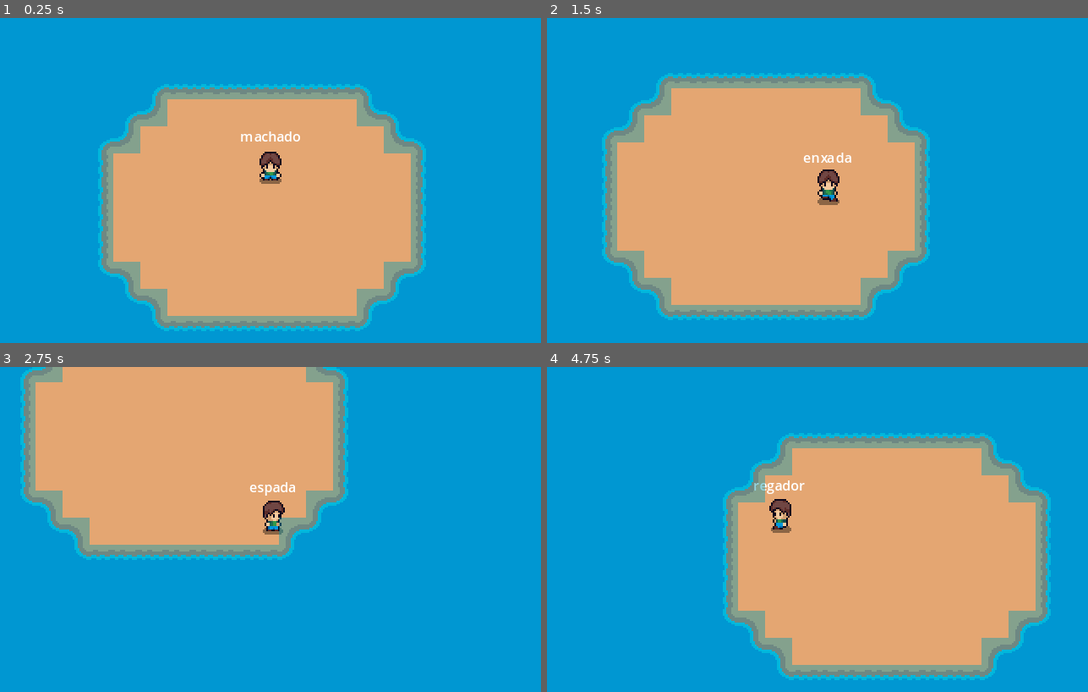
Above: before the commit, frames 1-4 (two rows, left to right).
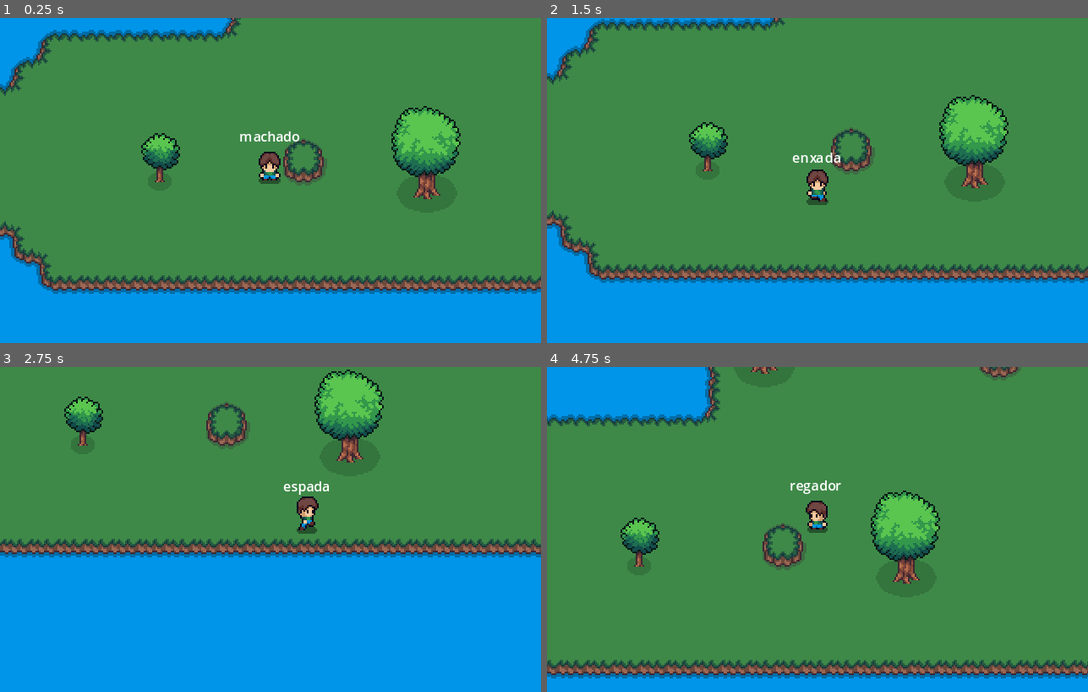
Above: after the commit, the same moments.

Repository: eldercamposds/SwordFantasy
Game: Godot game, scene res://swordFantasy/nivel/nivel.tscn
The game is run twice, just before and just after one commit, with the same random seed, the same clock (stepped at 60 frames per second) and the same inputs. This scene is started directly instead of the project's main scene.
Inputs (mouse positions are in pixels of both pictures, inside the frame that each line leads up to):
- Up to frame 1 (0.25 s): no input
- Up to frame 2 (1.5 s): move the mouse to (936, 164) at 0.52 s; hold D (mover_direita) 0.53-1.28 s; click (936, 164) at 0.6 s; move the mouse to (709, 196) at 1.27 s; hold S (mover_baixo) from 1.28 s (still down); tap 4 (enxada) at 1.35 s
- Up to frame 3 (2.75 s): move the mouse to (324, 458) at 2.02 s; release S (mover_baixo) at 2.03 s; hold D (mover_direita) from 2.03 s (still down); tap 1 (espada) at 2.1 s
- Up to frame 4 (4.75 s): move the mouse to (790, 594) at 2.77 s; release D (mover_direita) at 2.78 s; hold W (mover_cima) 2.78-3.53 s; tap 3 (machado) at 2.85 s; move the mouse to (979, 578) at 3.52 s; hold A (mover_esquerda) from 3.53 s (still down); tap 2 (picareta) at 3.6 s; move the mouse to (655, 480) at 4.27 s; tap 5 (regador) at 4.35 s

The runs differ from the first frame. In frame 1, 86% of the frame differs, in the area x 0-100%, y 0-97%; in frame 2, 84%; in frame 3, 59%; in frame 4, 91%.

Commit message:
Decoração e colisoes

Diff:
--- /dev/null
+++ b/swordFantasy/decoracao/arvore.tscn
@@ -0,0 +1,22 @@
+[gd_scene load_steps=5 format=3 uid="uid://db4ue8f8wdacm"]
+
+[ext_resource type="PackedScene" uid="uid://cbvqnsj567h5j" path="res://swordFantasy/decoracao/objeto_de_base.tscn" id="1_xktv8"]
+[ext_resource type="Texture2D" uid="uid://djtwhye7icdoh" path="res://swordFantasy/decoracao/Oak_Tree.png" id="2_mwnes"]
+
+[sub_resource type="CircleShape2D" id="CircleShape2D_bdroc"]
+radius = 8.0
+
+[sub_resource type="CircleShape2D" id="CircleShape2D_3xsdv"]
+radius = 7.0
+
+[node name="Arvore" instance=ExtResource("1_xktv8")]
+
+[node name="Colisao" parent="." index="0"]
+shape = SubResource("CircleShape2D_bdroc")
+
+[node name="ColisaoFisica" parent="CorpoFisico" index="0"]
+shape = SubResource("CircleShape2D_3xsdv")
+
+[node name="Textura" parent="." index="2"]
+position = Vector2(1, -19)
+texture = ExtResource("2_mwnes")
--- /dev/null
+++ b/swordFantasy/decoracao/arvore_menor.tscn
@@ -0,0 +1,24 @@
+[gd_scene load_steps=5 format=3 uid="uid://co6dcc42qkkhw"]
+
+[ext_resource type="PackedScene" uid="uid://cbvqnsj567h5j" path="res://swordFantasy/decoracao/objeto_de_base.tscn" id="1_htl42"]
+[ext_resource type="Texture2D" uid="uid://bbmbs20p6e7fl" path="res://swordFantasy/decoracao/Oak_Tree_Small.png" id="2_mpnde"]
+
+[sub_resource type="CircleShape2D" id="CircleShape2D_18ikf"]
+radius = 4.12311
+
+[sub_resource type="CircleShape2D" id="CircleShape2D_0ymp1"]
+radius = 3.0
+
+[node name="ArvoreMenor" instance=ExtResource("1_htl42")]
+
+[node name="Colisao" parent="." index="0"]
+shape = SubResource("CircleShape2D_18ikf")
+
+[node name="ColisaoFisica" parent="CorpoFisico" index="0"]
+shape = SubResource("CircleShape2D_0ymp1")
+
+[node name="Textura" parent="." index="2"]
+position = Vector2(0, -7)
+texture = ExtResource("2_mpnde")
+hframes = 3
+frame = 1
--- /dev/null
+++ b/swordFantasy/decoracao/objeto_de_base.tscn
@@ -0,0 +1,11 @@
+[gd_scene format=3 uid="uid://cbvqnsj567h5j"]
+
+[node name="ObjetoDeBase" type="Area2D"]
+
+[node name="Colisao" type="CollisionShape2D" parent="."]
+
+[node name="CorpoFisico" type="StaticBody2D" parent="."]
+
+[node name="ColisaoFisica" type="CollisionShape2D" parent="CorpoFisico"]
+
+[node name="Textura" type="Sprite2D" parent="."]
--- a/swordFantasy/nivel/nivel.tscn
+++ b/swordFantasy/nivel/nivel.tscn
@@ -1,7 +1,9 @@
-[gd_scene load_steps=3 format=4 uid="uid://dxw4vqx2jbikn"]
+[gd_scene load_steps=5 format=4 uid="uid://dxw4vqx2jbikn"]
 
 [ext_resource type="PackedScene" uid="uid://db64oqpj461qo" path="res://swordFantasy/terreno/terreno.tscn" id="1_1xk4i"]
 [ext_resource type="PackedScene" uid="uid://webbml6amdxc" path="res://swordFantasy/personagem/personagem.tscn" id="2_n0345"]
+[ext_resource type="PackedScene" uid="uid://db4ue8f8wdacm" path="res://swordFantasy/decoracao/arvore.tscn" id="3_xsmff"]
+[ext_resource type="PackedScene" uid="uid://co6dcc42qkkhw" path="res://swordFantasy/decoracao/arvore_menor.tscn" id="4_btuhk"]
 
 [node name="Nivel" type="Node2D"]
 position = Vector2(-334, 177)
@@ -11,17 +13,41 @@
 
 [node name="Montanha" parent="Terreno" index="0"]
 tile_map_data = PackedByteArray("AAAuAPn/AQAAAAAAAAAvAPr/AQAAAAAAAAAvAPn/AQAAAAAAAAAuAPf/AQAAAAAAAAAuAPj/AQAAAAAAAAAvAP …(8592 unchanged characters)…
-collision_visibility_mode = 1
 
 [node name="Agua" parent="Terreno" index="2"]
 tile_map_data = PackedByteArray("AAAOAAkAAAAAAAAAAAAPAAgAAAAAAAAAAAAQAAcAAAAAAAAAAAARAAcAAAAAAAAAAAASAAcAAAAAAAAAAAATAA …(180048 unchanged characters)…
-collision_visibility_mode = 1
 
 [node name="Praia" parent="Terreno" index="3"]
 tile_map_data = PackedByteArray("AAAQAAgAAAAAAAAAAAAPAAkAAAAAAAAAAAAOAAoAAAAAAAAAAAAYAAgAAAACAAAAAAAZAAkAAAACAAAAAAAaAA …(1808 unchanged characters)…
-collision_visibility_mode = 1
 
-[node name="personagem" parent="." instance=ExtResource("2_n0345")]
-position = Vector2(321, 193)
+[node name="YSort" type="Node2D" parent="."]
+y_sort_enabled = true
+
+[node name="personagem" parent="YSort" instance=ExtResource("2_n0345")]
+position = Vector2(721, -18)
+
+[node name="Arvore2" parent="YSort" instance=ExtResource("3_xsmff")]
+position = Vector2(1024, -116)
+
+[node name="Arvore3" parent="YSort" instance=ExtResource("3_xsmff")]
+position = Vector2(1027, 1)
+
+[node name="Arvore4" parent="YSort" instance=ExtResource("3_xsmff")]
+position = Vector2(812, -12)
+
+[node name="Arvore5" parent="YSort" instance=ExtResource("3_xsmff")]
+position = Vector2(728, -136)
+
+[node name="ArvoreMenor" parent="YSort" instance=ExtResource("4_btuhk")]
+position = Vector2(850, -191)
+
+[node name="ArvoreMenor2" parent="YSort" instance=ExtResource("4_btuhk")]
+position = Vector2(936, -95)
+
+[node name="ArvoreMenor3" parent="YSort" instance=ExtResource("4_btuhk")]
+position = Vector2(655, -18)
+
+[node name="ArvoreMenor4" parent="YSort" instance=ExtResource("4_btuhk")]
+position = Vector2(1097, -191)
 
 [editable path="Terreno"]
Binary file added: swordFantasy/decoracao/Bridge_Wood.png
Not shown, added: swordFantasy/decoracao/Bridge_Wood.png.import
Binary file added: swordFantasy/decoracao/Chest.png
Not shown, added: swordFantasy/decoracao/Chest.png.import
Binary file added: swordFantasy/decoracao/Fences.png
Not shown, added: swordFantasy/decoracao/Fences.png.import
Binary file added: swordFantasy/decoracao/House.png
Not shown, added: swordFantasy/decoracao/House.png.import
Binary file added: swordFantasy/decoracao/Oak_Tree.png
Not shown, added: swordFantasy/decoracao/Oak_Tree.png.import
Binary file added: swordFantasy/decoracao/Oak_Tree_Small.png
Not shown, added: swordFantasy/decoracao/Oak_Tree_Small.png.import
(and 2 more such lines)
